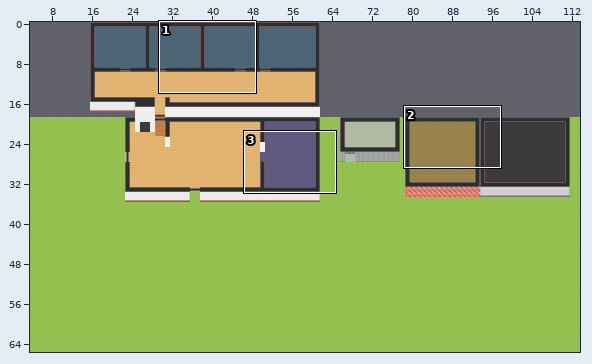
Tiled map (JSON) -- maps/map.tmj. Above, an overview of the earlier version with the close-up marked.
Close-up. Old version:
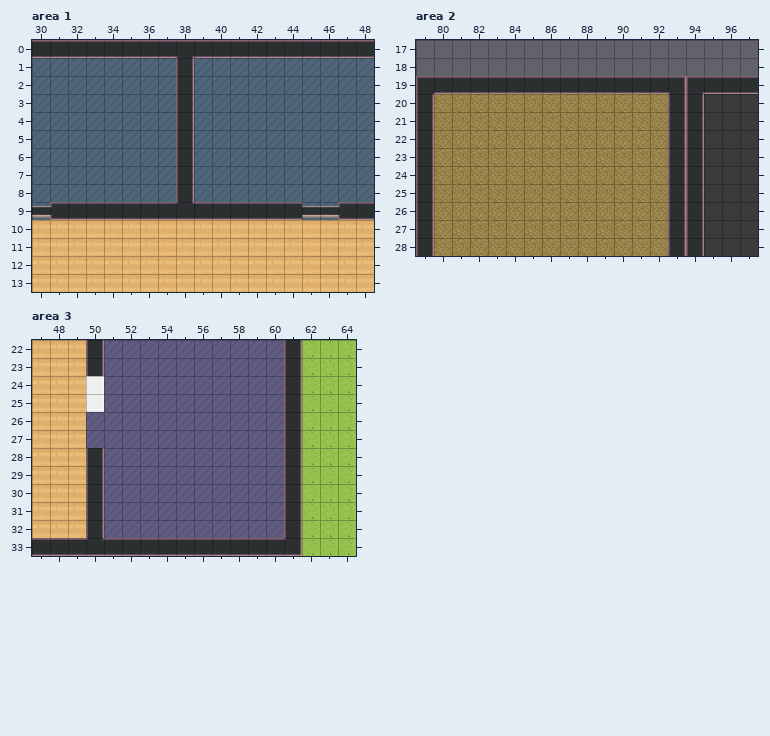
Cells are 32x32 px. Shown: area 1 x 30..48, y 0..13; area 2 x 79..97, y 17..28; area 3 x 47..64, y 22..33. The commit also changed other parts of the map, which this record leaves out.
Once edited:
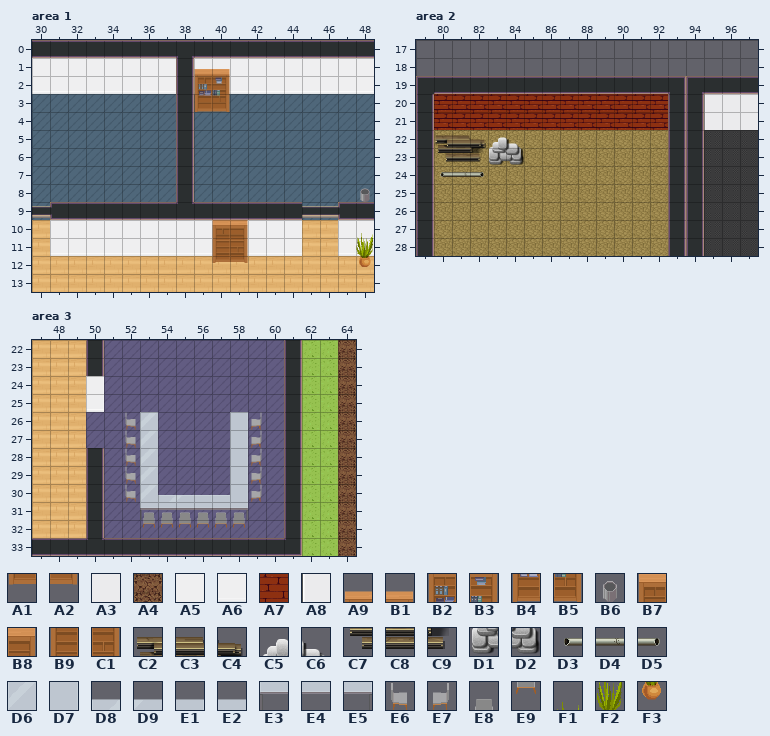
Key: from "Chunk 1": A1 5, A2 6, A3 37, A4 38, A5 43, A6 46, A7 78, A8 79, A9 110, B1 111, B2 112, B3 113, B4 121, B5 122, B6 132, B7 136, B8 137, B9 144, C1 145, C2 186, C3 187, C4 188, C5 189, C6 190, C7 191, C8 192, C9 193, D1 194, D2 195, D3 198, D4 199, D5 200, D6 202, D7 203, D8 208, D9 209, E1 210, E2 211, E3 212, E4 213, E5 214, E6 226, E7 229, E8 245, E9 246, F1 249, F2 250, F3 251.
__ is an empty cell.
What changed:
Changed rows in their new state; .. is an unchanged cell.
Layer "walls/walls", area 1:
first column x 30:
 1 A5 A5 A5 A5 A5 A5 A5 A5 .. A5 A5 A5 A5 A5 A5 A5 A5 A5 A5
 2 A6 A6 A6 A6 A6 A6 A6 A6 .. A6 A6 A6 A6 A6 A6 A6 A6 A6 A6
first column x 31:
10 A5 A5 A5 A5 A5 A5 A5 A5 A5 A5 A5 A5 A5 A5 .. .. A5 A5
11 A6 A6 A6 A6 A6 A6 A6 A6 A6 A6 A6 A6 A6 A6 .. .. A6 A6
Layer "furniture/furniture", area 1:
first column x 39:
 1 A9 B1
 2 B2 B3
 3 B4 B5
first column x 40:
 8 .. .. .. .. .. .. .. .. B6
10 B7 B8 .. .. .. .. .. .. ..
11 B9 C1 .. .. .. .. .. .. ..
12 A1 A2 .. .. .. .. .. .. ..
Layer "above/abovePlayer1", area 1:
first column x 48:
10 F1
11 F2
12 F3
Layer "walls/walls", area 2:
first column x 80:
20 A7 A7 A7 A7 A7 A7 A7 A7 A7 A7 A7 A7 A7 .. .. A8 A3 A3
21 A7 A7 A7 A7 A7 A7 A7 A7 A7 A7 A7 A7 A7 .. .. A8 A3 A3
Layer "furniture/furniture", area 2:
first column x 80:
22 C2 C3 C4 C5 C6
23 C7 C8 C9 D1 D2
24 D3 D4 D5 .. ..
Layer "floor/aboveFloor", area 3:
first column x 64:
22 A4
23 A4
24 A4
25 A4
26 A4
27 A4
28 A4
29 A4
30 A4
31 A4
32 A4
33 A4
Layer "furniture/furniture", area 3:
first column x 53:
26 D6 .. .. .. .. D7
27 D6 .. .. .. .. D7
28 D6 .. .. .. .. D7
29 D6 .. .. .. .. D7
30 D6 D8 D9 E1 E2 D7
31 E3 E4 E4 E4 E4 E5
Layer "furniture/aboveFurniture", area 3:
first column x 52:
26 E6 .. .. .. .. .. .. E7
27 E6 .. .. .. .. .. .. E7
28 E6 .. .. .. .. .. .. E7
29 E6 .. .. .. .. .. .. E7
30 E6 .. .. .. .. .. .. E7
31 .. E8 E8 E8 E8 E8 E8 ..
32 .. E9 E9 E9 E9 E9 E9 ..
